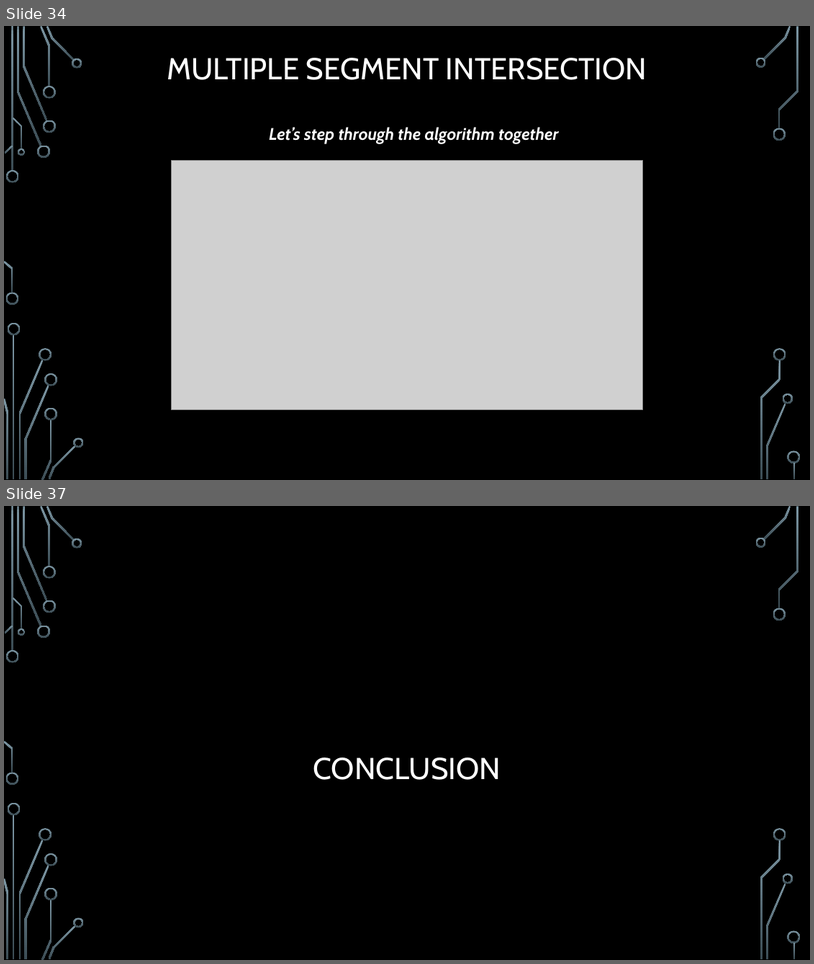
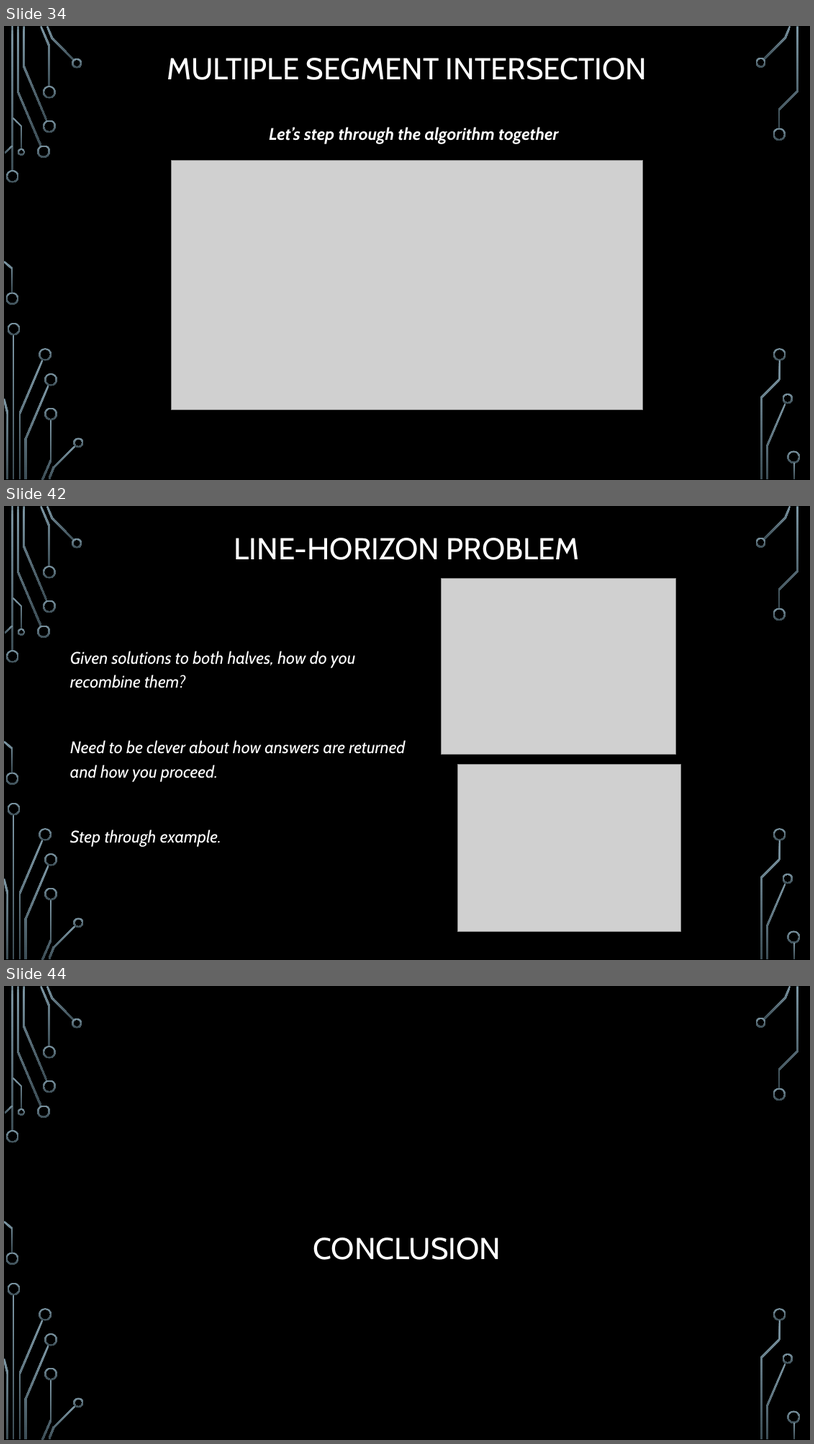
Before and after one commit to janiceeguo/advAlgo, a slide deck: slides/ComputationalGeom-part1-Intersections.pptx. Shown one above the other, each under a label of ours: slides 34 and 37 before the commit, slides 34, 42 and 44 after it; the slides between them are not shown. The pictures are 814x964 and 814x1444 pixels, drawn with LibreOffice and Linux fonts; fonts in the diff are those of the drawing; grey boxes stand for pictures; background and template pictures are left out. Boxes give left, top, right and bottom in pixels: in the first picture for what was removed or moved away, otherwise in the second. Text is boxed around its words. In the diff, an @@ line names an element or a change of style, - is before the commit and + after.

```diff
--- a/slides/ComputationalGeom-part1-Intersections.pptx
+++ b/slides/ComputationalGeom-part1-Intersections.pptx
@@ slide 42 added at [4, 506, 810, 960], background picture (left out); not listed: 36 template elements that a slide beside it also shows @@
@@ title added at [234, 538, 580, 560], 36 pt, text #FFFFFF @@
+LINE-HORIZON PROBLEM
@@ picture added at [441, 578, 676, 754] @@
@@ text added at [70, 651, 405, 847], 20 pt, text #FFFFFF, italic @@
+Given solutions to both halves, how do you recombine them?
+Need to be clever about how answers are returned and how you proceed.
+Step through example.
@@ picture added at [458, 764, 682, 932] @@
@@ what was slide 37 is now slide 44 @@
```
Also in this commit, not shown: 2 slides changed, 8 other slides added, 1 slide removed, 2 other files.
